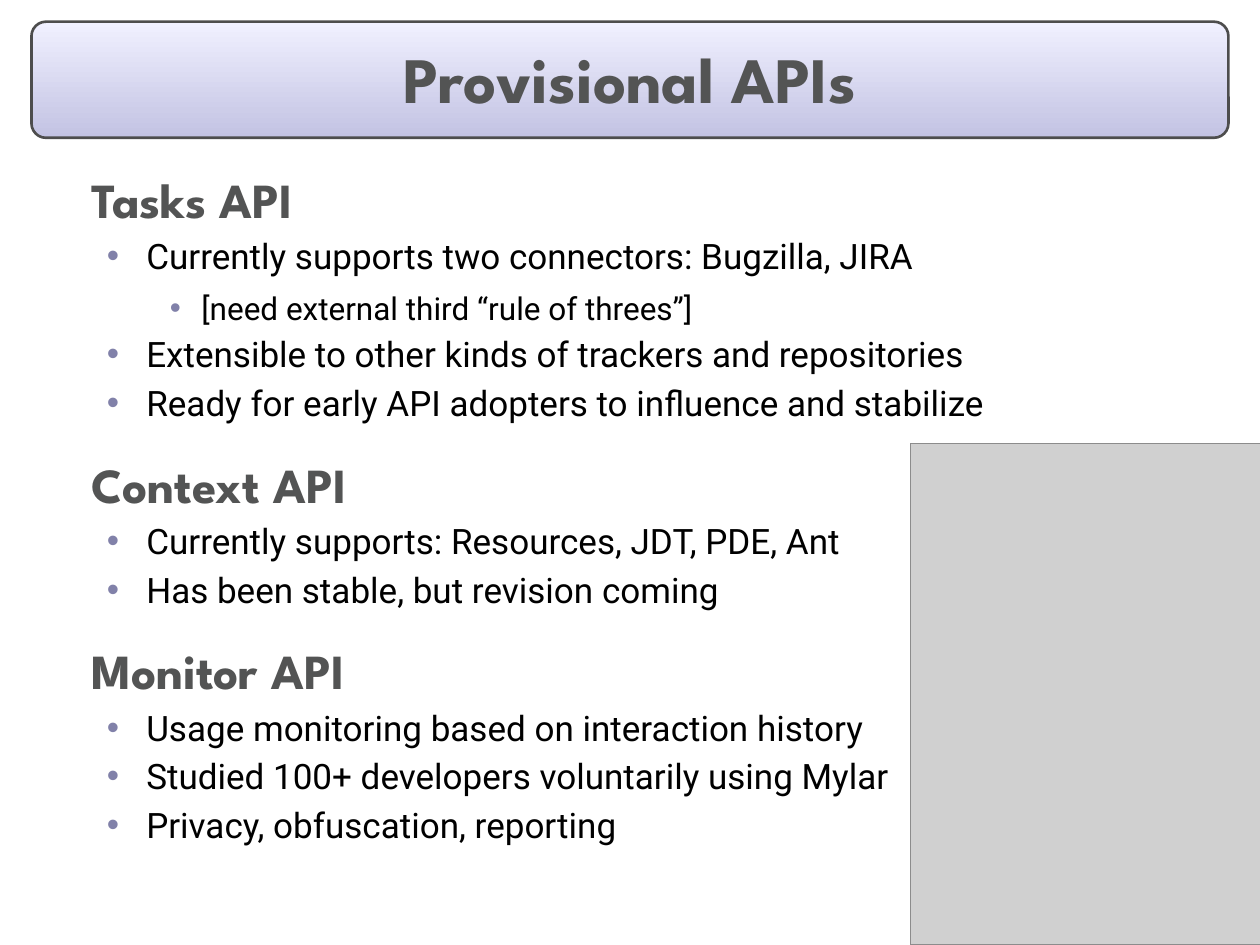
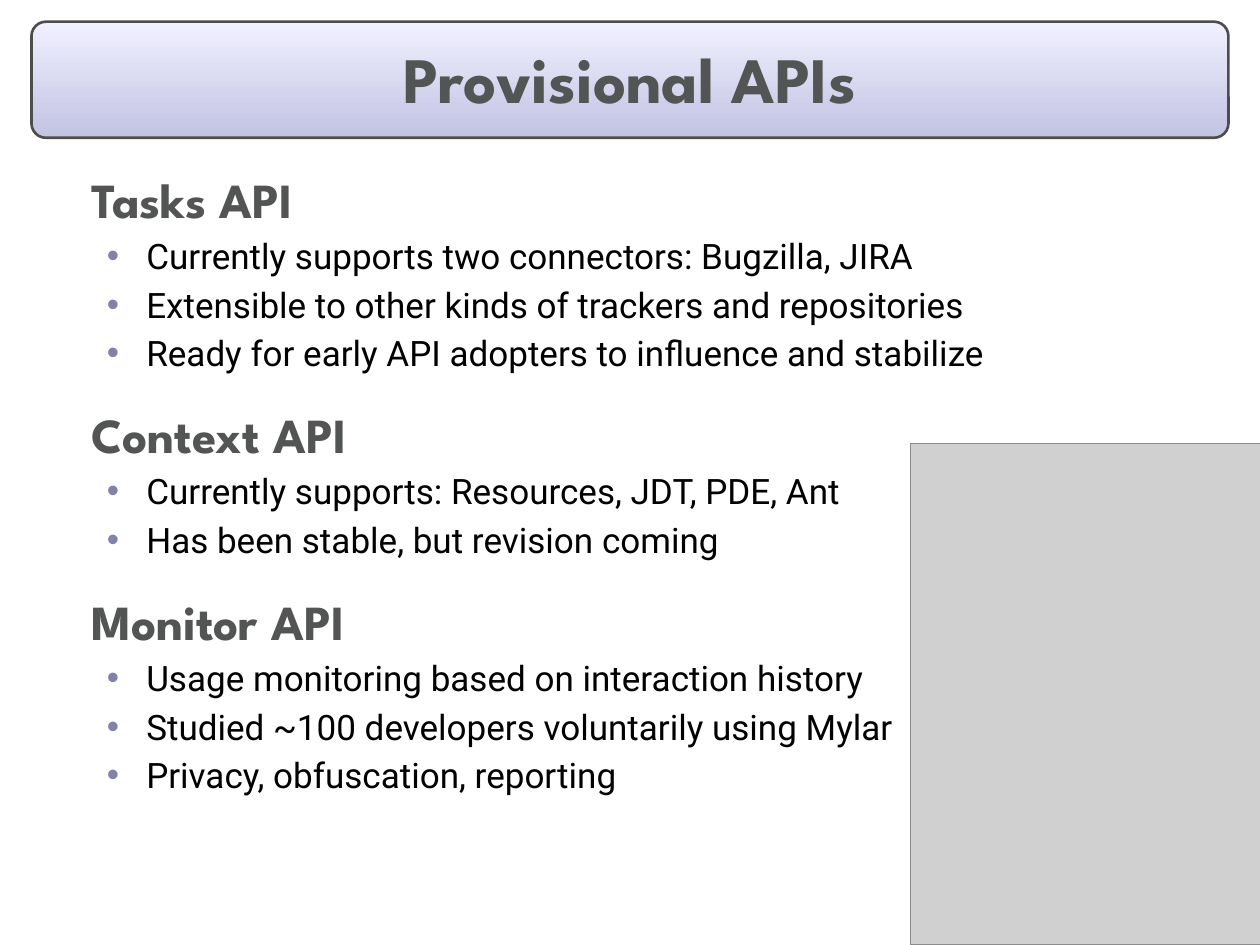
Before and after one commit to eclipse-mylyn/mylyn-website, a slide deck: slide 18 of publications/2006-03-mylar-eclipsecon.ppt. Drawn at 1260x945 pixels with LibreOffice and Linux fonts; fonts in the diff are those of the drawing; grey boxes stand for pictures. Boxes give left, top, right and bottom in pixels: in the first picture for what was removed or moved away, otherwise in the second. Text is boxed around its words. In the diff, an @@ line names an element or a change of style, - is before the commit and + after.

```diff
--- a/publications/2006-03-mylar-eclipsecon.ppt
+++ b/publications/2006-03-mylar-eclipsecon.ppt
@@ text at (x1=201, y1=294, x2=692, y2=325): paragraph removed @@
-    • [need external third “rule of threes”]
@@ text at (x1=146, y1=713, x2=893, y2=748): text changed @@
-  • Studied 100+ developers voluntarily using Mylar
+  • Studied ~100 developers voluntarily using Mylar
```
Also in this commit, not shown: 10 other slides changed.
